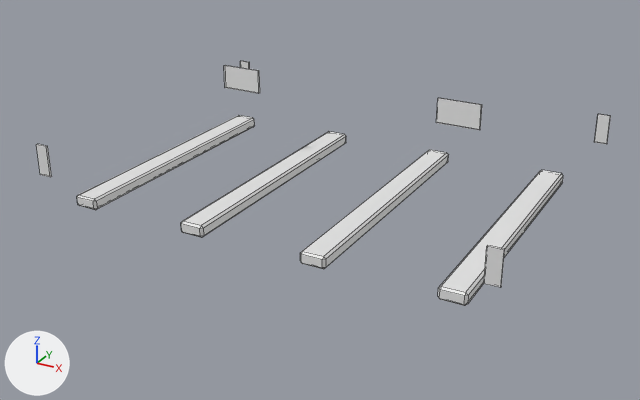
What one commit did to the OBJ model src/main/resources/assets/stonedew/models/block/catalog/tent_3_emission.obj.
Camera for both pictures: a 50 mm camera at (1.811, -2.397, 2.331) aimed at (0.907, -0.752, 1.509). The axes (+X, +Y, +Z) are drawn at lower left. The lights are the same throughout. The first picture is the older version. Mesh edges are drawn as thin lines. Materials are left out; every surface is plain grey. Where no turn or scale is listed for an object, it has been applied to the vertices.

Names of what the first picture shows: 'model'.
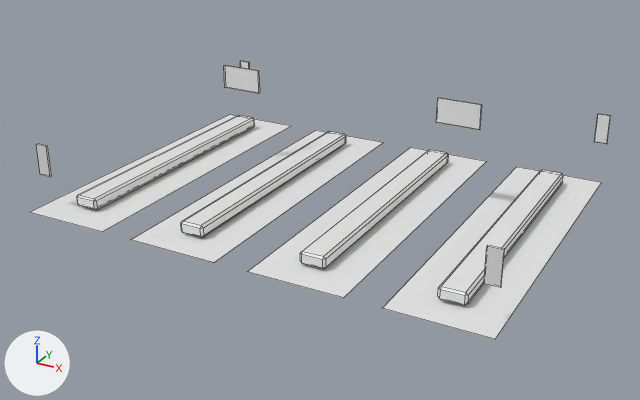
Boxes (x1, y1, x2, y2) around the edits, measured in the pictures (640 x 400 px):
'model', reshaped (13% taller): before (36, 61, 611, 306); after (30, 61, 611, 339)
part 1 of me_model, added: after (30, 115, 602, 339)

Patch to the scene script:
```diff
--- a/src/main/resources/assets/stonedew/models/block/catalog/tent_3_emission.obj.py
+++ b/src/main/resources/assets/stonedew/models/block/catalog/tent_3_emission.obj.py
@@ me_model @@
 # used by ob_model
 # verts and faces of me_model; kept vertices keep their numbers, new ones are numbered from 176
-me_model.from_pydata(...)  # 176 vertices, 164 faces; spans x 0.373..1.44, y -1.081..-0.264, z 1.508..1.756
+me_model.from_pydata(...)  # 192 vertices, 168 faces; spans x 0.363..1.45, y -1.119..-0.264, z 1.505..1.756
+# me_model part 1
+verts[176] = (1.45, -1.119, 1.505)  # pixel (495, 339)
+verts[177] = (1.237, -1.119, 1.505)  # pixel (382, 308)
+verts[178] = (1.158, -1.119, 1.505)  # pixel (343, 297)
+verts[179] = (0.946, -1.119, 1.505)  # pixel (247, 271)
+verts[180] = (0.867, -1.119, 1.505)  # pixel (213, 262)
+verts[181] = (0.654, -1.119, 1.505)  # pixel (130, 239)
+verts[182] = (0.575, -1.119, 1.505)  # pixel (101, 231)
+verts[183] = (0.363, -1.119, 1.505)  # pixel (29, 212)
+for new, old in zip([*range(184, 192)], [*range(176, 184)]): verts[new] = verts[old] + (0.0, 0.8, 0.0)
+faces += [(176, 177, 185, 184), (178, 179, 187, 186), (180, 181, 189, 188), (182, 183, 191, 190)]
```
